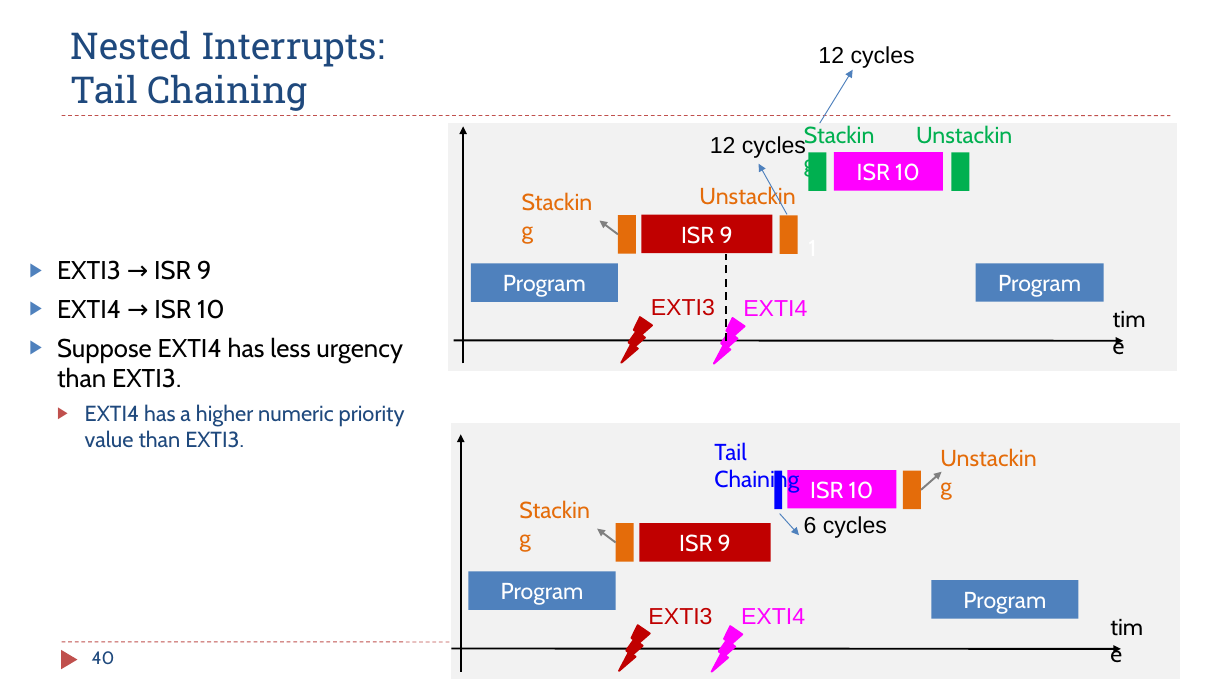
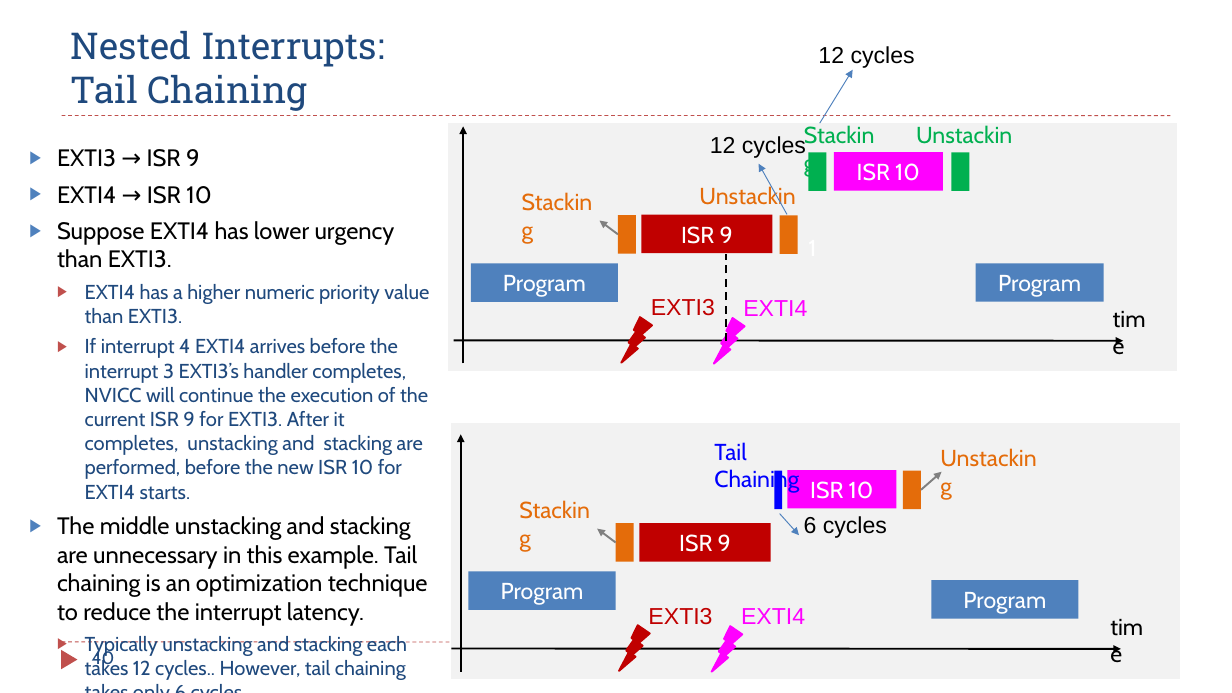
Before and after one commit to guhofstra/CSC111Fa25, a slide deck: slide 40 of PPTs/Ch11_Interrupt_Tutorial.pptx. Drawn at 1232x693 pixels with LibreOffice and Linux fonts; fonts in the diff are those of the drawing. Boxes give left, top, right and bottom in pixels: in the first picture for what was removed or moved away, otherwise in the second. Text is boxed around its words. In the diff, an @@ line names an element or a change of style, - is before the commit and + after.

```diff
--- a/PPTs/Ch11_Interrupt_Tutorial.pptx
+++ b/PPTs/Ch11_Interrupt_Tutorial.pptx
@@ text "EXTI3 → ISR 9": place and size @@
-text "EXTI3 → ISR 9" at [57, 260, 405, 448]
+text "EXTI3 → ISR 9" at [57, 149, 429, 680]
@@ text at [57, 149, 429, 324]: size 20 to 18.5 pt in "EXTI3 → ISR 9", "EXTI4 → ISR 10"; size 17 to 15.7 pt in "EXTI4 has a higher numeric priority value ..." @@
@@ text at [57, 221, 395, 268]: text changed; size 20 to 18.5 pt @@
-▶ Suppose EXTI4 has less urgency than EXTI3.
+▶ Suppose EXTI4 has lower urgency than EXTI3.
@@ text at [57, 338, 428, 680]: paragraphs added @@
+  ▶ If interrupt 4 EXTI4 arrives before the interrupt 3 EXTI3’s handler completes, NVICC will continue the execution of the current ISR 9 for EXTI3. After it completes, unstacking and stacking are performed, before the new ISR 10 for EXTI4 starts.
+▶ The middle unstacking and stacking are unnecessary in this example. Tail chaining is an optimization technique to reduce the interrupt latency.
+  ▶ Typically unstacking and stacking each takes 12 cycles.. However, tail chaining takes only 6 cycles.
```
Also in this commit, not shown: 27 other slides changed, 19 other files.
